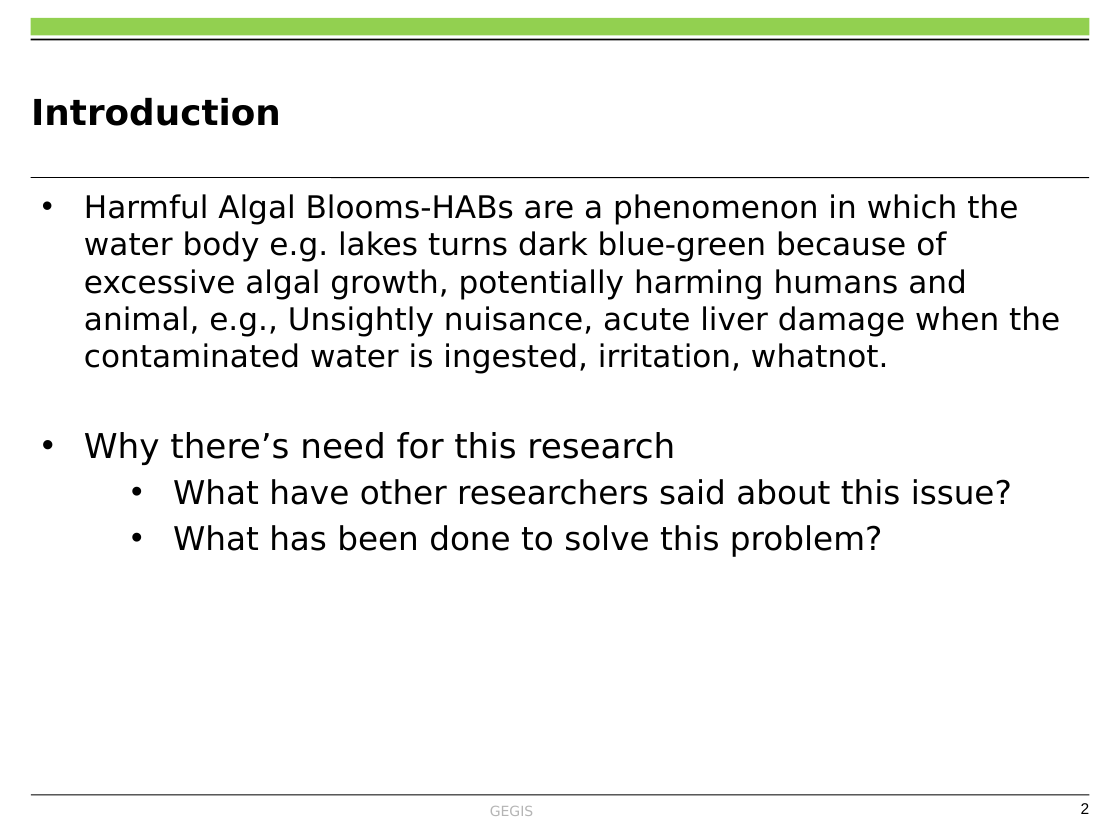
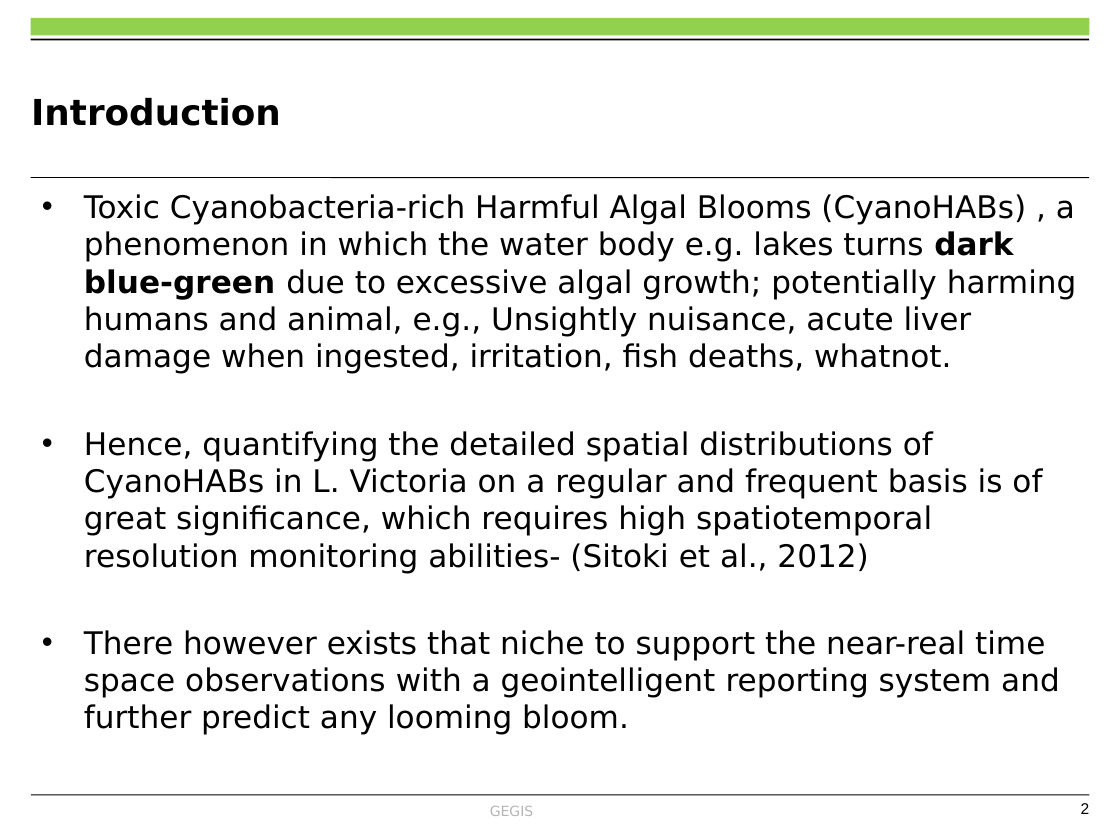
Before and after one commit to OkomoJacob/FinalYearProject, a slide deck: slide 2 of MY PRESENTATION.pptx. Drawn at 1120x840 pixels with LibreOffice and Linux fonts; fonts in the diff are those of the drawing; background and template pictures are left out. Boxes give left, top, right and bottom in pixels: in the first picture for what was removed or moved away, otherwise in the second. Text is boxed around its words. In the diff, an @@ line names an element or a change of style, - is before the commit and + after.

Commit message:
:fire:, :pencil:, :books: :camera: :hammer: Close Intro

```diff
--- a/MY PRESENTATION.pptx
+++ b/MY PRESENTATION.pptx
@@ text at (x1=84, y1=194, x2=1077, y2=735): text changed @@
-• Harmful Algal Blooms-HABs are a phenomenon in which the water body e.g. lakes turns dark blue-green because of excessive algal growth, potentially harming humans and animal, e.g., Unsightly nuisance, acute liver damage when the contaminated water is ingested, irritation, whatnot.
-• Why there’s need for this research
-        • What have other researchers said about this issue?
-        • What has been done to solve this problem?
+• Toxic Cyanobacteria-rich Harmful Algal Blooms (CyanoHABs) , a phenomenon in which the water body e.g. lakes turns dark blue-green due to excessive algal growth; potentially harming humans and animal, e.g., Unsightly nuisance, acute liver damage when ingested, irritation, fish deaths, whatnot.
+• Hence, quantifying the detailed spatial distributions of CyanoHABs in L. Victoria on a regular and frequent basis is of great significance, which requires high spatiotemporal resolution monitoring abilities- (Sitoki et al., 2012)
+• There however exists that niche to support the near-real time space observations with a geointelligent reporting system and further predict any looming bloom.
```
Also in this commit, not shown: 1 slide removed.
